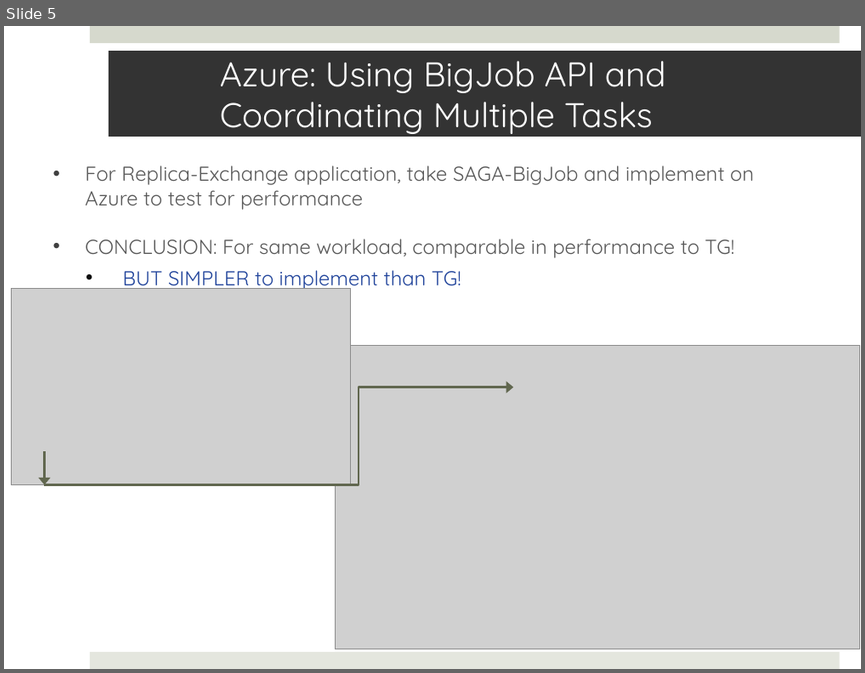
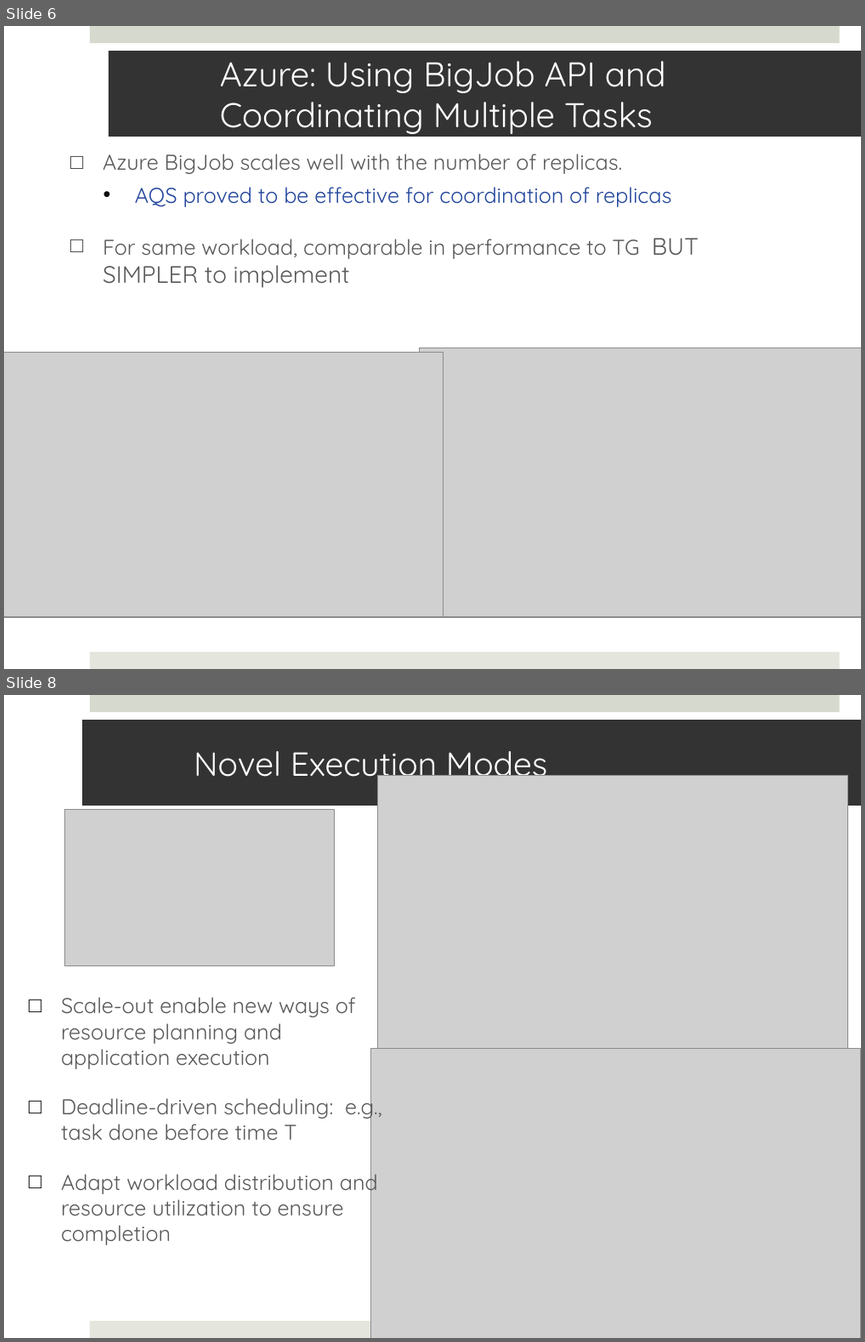
Before and after one commit to saga-project/saga-cpp-legacy-projects, a slide deck: papers/cloudcom10/presentation/cloudcom-panel.pptx. Shown one above the other, each under a label of ours: slide 5 before the commit, slides 6 and 8 after it; the slides between them are not shown. The pictures are 865x673 and 865x1342 pixels, drawn with LibreOffice and Linux fonts; fonts in the diff are those of the drawing; grey boxes stand for pictures. Boxes give left, top, right and bottom in pixels: in the first picture for what was removed or moved away, otherwise in the second. Text is boxed around its words. In the diff, an @@ line names an element or a change of style, - is before the commit and + after.

```diff
--- a/papers/cloudcom10/presentation/cloudcom-panel.pptx
+++ b/papers/cloudcom10/presentation/cloudcom-panel.pptx
@@ slide 8 added at (4, 695, 861, 1338), background #FFFFFF; not listed: 2 template elements that a slide beside it also shows @@
@@ title added at (82, 720, 861, 805), fill #333333, 28 pt, text #FFFFFF @@
+Novel Execution Modes
@@ picture added at (377, 776, 848, 1181) @@
@@ picture added at (65, 810, 334, 966) @@
@@ text added at (61, 997, 382, 1245), 18 pt, text #595959 @@
+□ Scale-out enable new ways of resource planning and application execution
+□ Deadline-driven scheduling: e.g., task done before time T
+□ Adapt workload distribution and resource utilization to ensure completion
@@ picture added at (371, 1048, 861, 1338) @@
@@ what was slide 5 is now slide 6 @@
@@ slide 6 changed as well @@
@@ text at (103, 154, 698, 288): text changed; size 17 to 18 pt @@
-• For Replica-Exchange application, take SAGA-BigJob and implement on Azure to test for performance
-• CONCLUSION: For same workload, comparable in performance to TG!
-  • BUT SIMPLER to implement than TG!
+□ Azure BigJob scales well with the number of replicas.
+  • AQS proved to be effective for coordination of replicas
+□ For same workload, comparable in performance to TG BUT SIMPLER to implement
@@ picture removed at (11, 288, 350, 484) @@
@@ picture added at (4, 352, 443, 618) @@
@@ picture: place and size @@
-picture at (335, 346, 859, 649)
+picture at (420, 347, 861, 617)
@@ elbow arrow removed from (44, 484) to (513, 386) @@
@@ elbow arrow removed from (44, 451) to (44, 484) @@
```
Also in this commit, not shown: 5 other slides changed, 1 other slide added, 1 other file.
